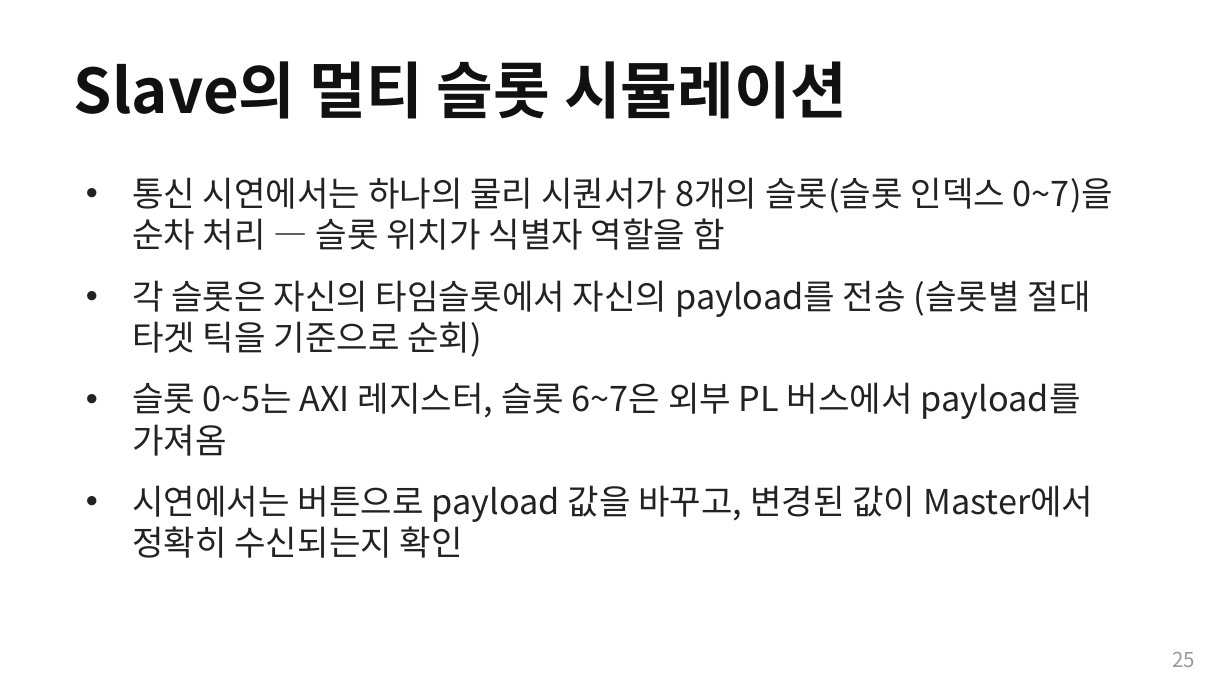
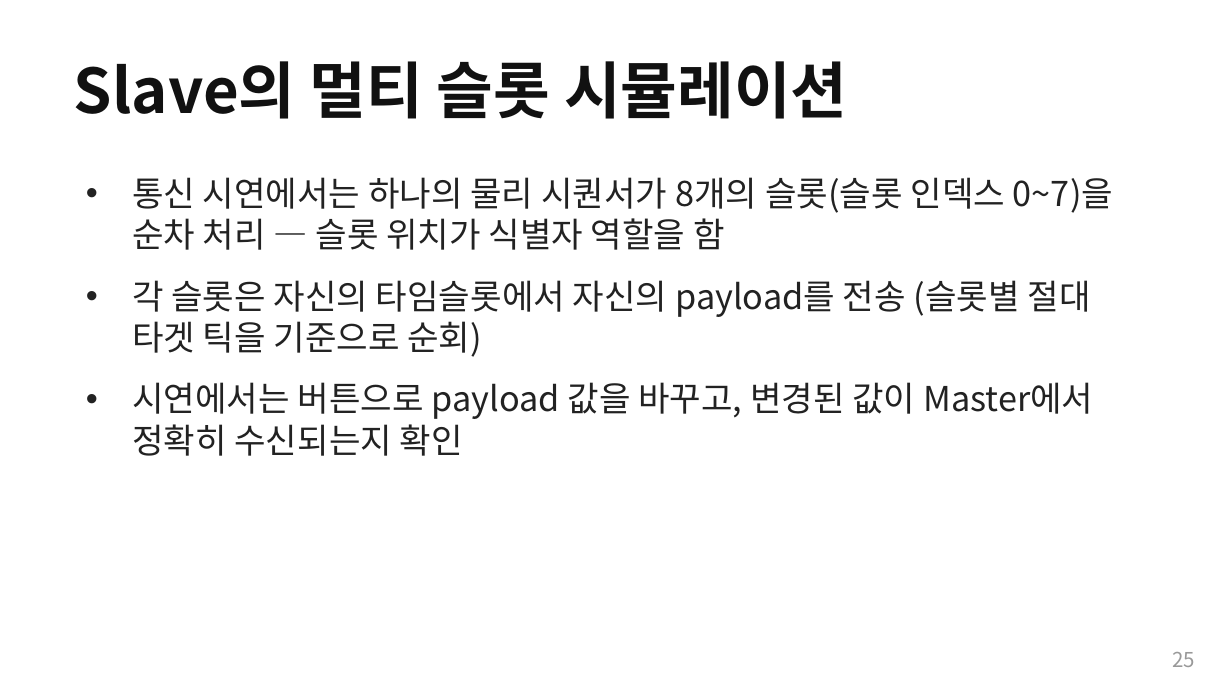
Before and after one commit to Woodong02/SoC_Design_and_Programming, a slide deck: slide 25 of presentation_full(diagram change).pptx. Drawn at 1232x693 pixels with LibreOffice and Linux fonts; fonts in the diff are those of the drawing. Boxes give left, top, right and bottom in pixels: in the first picture for what was removed or moved away, otherwise in the second. Text is boxed around its words. In the diff, an @@ line names an element or a change of style, - is before the commit and + after.

```diff
--- a/presentation_full(diagram change).pptx
+++ b/presentation_full(diagram change).pptx
@@ text at <box>132,382,1081,456</box>: paragraph removed @@
-• 슬롯 0~5는 AXI 레지스터, 슬롯 6~7은 외부 PL 버스에서 payload를 가져옴
```
Also in this commit, not shown: 1 other file.
